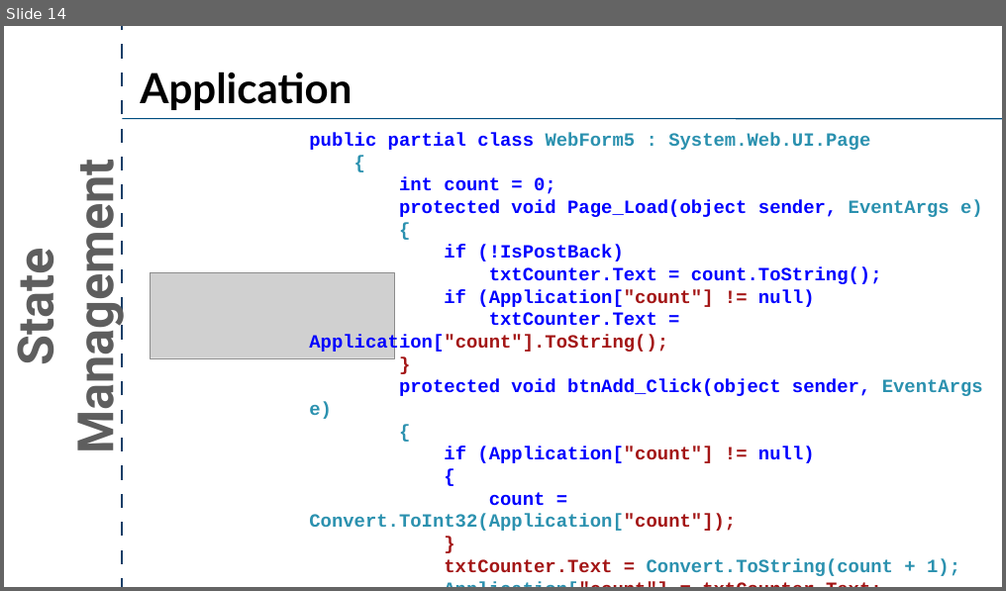
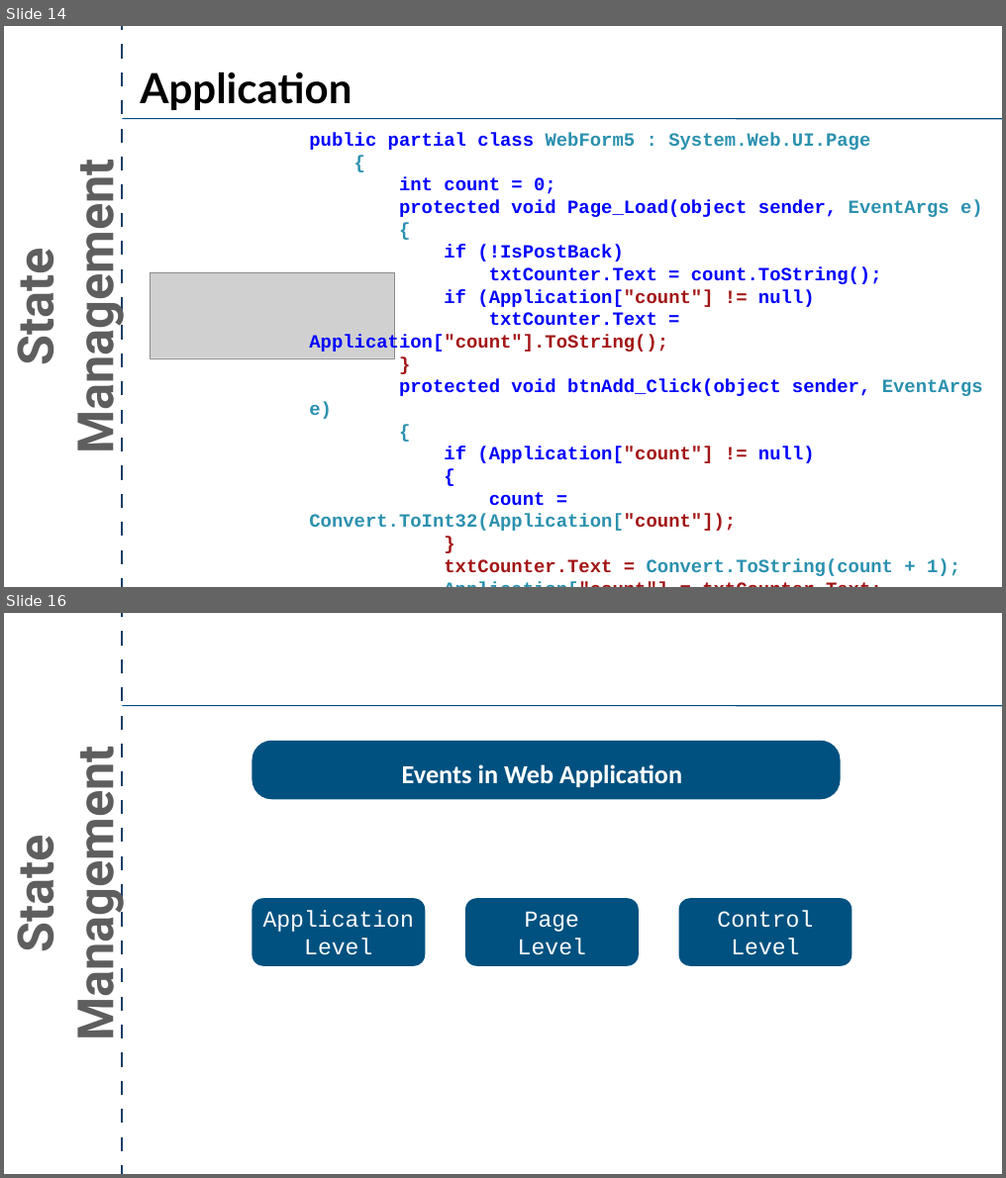
Before and after one commit to crpatel/DotNetMaterial, a slide deck: Unit 10.pptx. Shown one above the other, each under a label of ours: slide 14 before the commit, slides 14 and 16 after it; the slides between them are not shown. The pictures are 1006x591 and 1006x1178 pixels, drawn with LibreOffice and Linux fonts; fonts in the diff are those of the drawing; grey boxes stand for pictures. Boxes give left, top, right and bottom in pixels: in the first picture for what was removed or moved away, otherwise in the second. Text is boxed around its words. In the diff, an @@ line names an element or a change of style, - is before the commit and + after.

```diff
--- a/Unit 10.pptx
+++ b/Unit 10.pptx
@@ slide 16 added at [4,613,1002,1174], background #FFFFFF @@
@@ line added from (122, 1174) to (122, 613), #183E67 4.5 pt @@
@@ line added from (122, 706) to (1002, 706), #004D80 2 pt @@
@@ rounded rectangle added at [252,741,840,800], fill #005180, 50 pt, text #FFFFFF, bold @@
+Events in Web Application
@@ text added at [4,774,127,1033], 96 pt, text #5E5E5E, bold @@
+State Management
@@ rounded rectangle added at [252,898,425,965], fill #005180, 44 pt, text #FFFFFF @@
+Application Level
@@ rounded rectangle added at [465,898,639,965], fill #005180, 44 pt, text #FFFFFF @@
+Page
+Level
@@ rounded rectangle added at [678,898,851,965], fill #005180, 44 pt, text #FFFFFF @@
+Control
+Level
```
Also in this commit, not shown: 10 other slides added.
